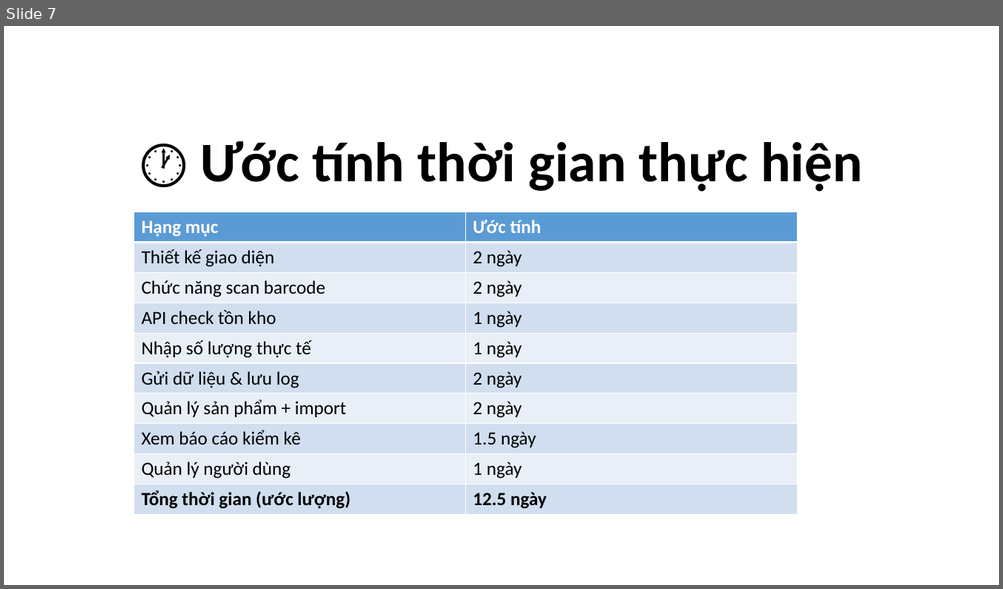
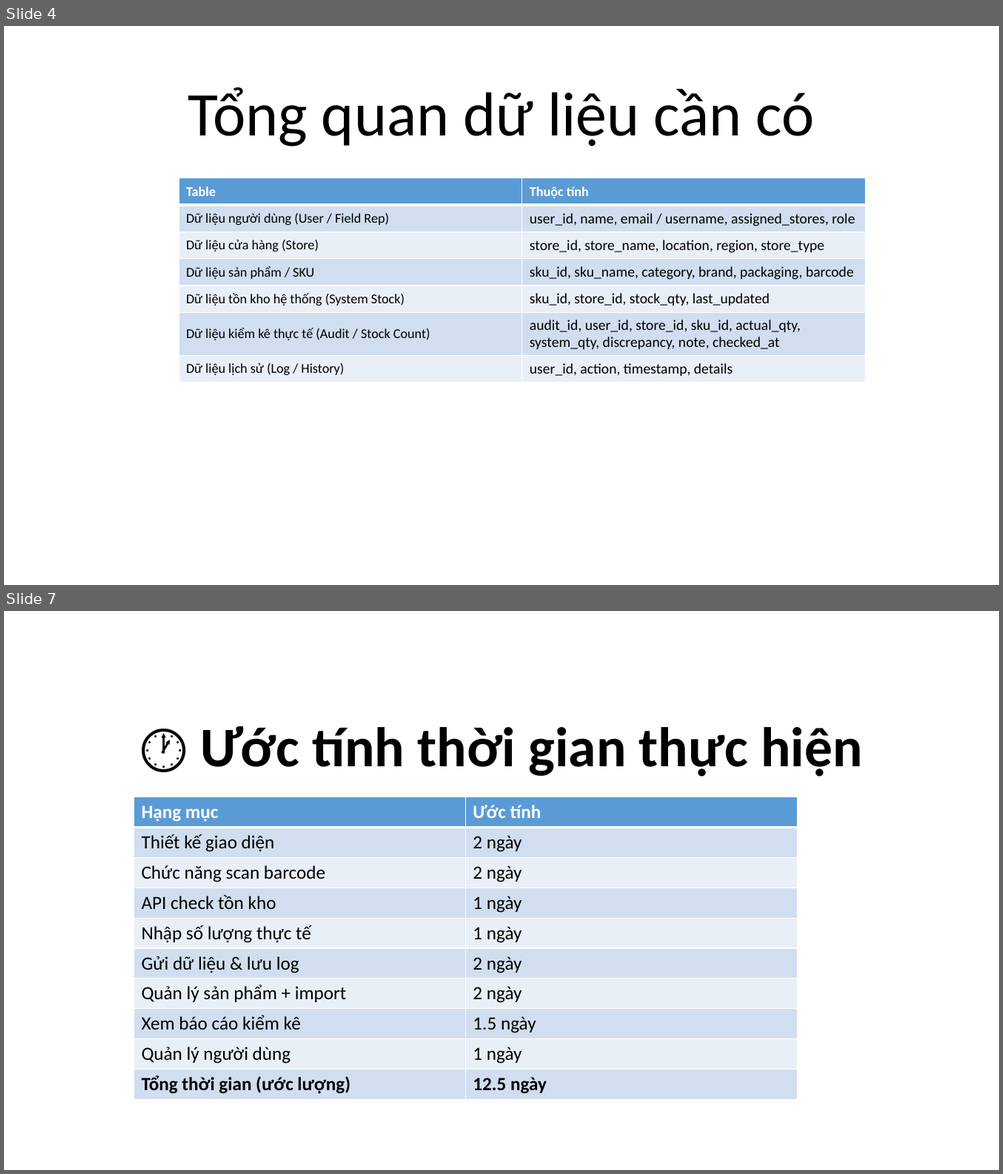
Before and after one commit to phamminhkim/DOCS-WISDOM, a slide deck: WISDOM_Client.pptx. Shown one above the other, each under a label of ours: slide 7 before the commit, slides 4 and 7 after it; the slides between them are not shown. The pictures are 1003x589 and 1003x1174 pixels, drawn with LibreOffice and Linux fonts; fonts in the diff are those of the drawing. Boxes give left, top, right and bottom in pixels: in the first picture for what was removed or moved away, otherwise in the second. Text is boxed around its words. In the diff, an @@ line names an element or a change of style, - is before the commit and + after.

```diff
--- a/WISDOM_Client.pptx
+++ b/WISDOM_Client.pptx
@@ slide 4 added at <box>4,26,999,585</box>, background #FFFFFF @@
@@ title added at <box>188,87,814,147</box>, 60 pt, text #000000 @@
+Tổng quan dữ liệu cần có
@@ table added at <box>179,178,865,382</box>, 7 rows, 2 columns @@
+Table | Thuộc tính
+Dữ liệu người dùng (User / Field Rep) | user_id, name, email / username, assigned_stores, role
+Dữ liệu cửa hàng (Store) | store_id, store_name, location, region, store_type
+Dữ liệu sản phẩm / SKU | sku_id, sku_name, category, brand, packaging, barcode
+Dữ liệu tồn kho hệ thống (System Stock) | sku_id, store_id, stock_qty, last_updated
+Dữ liệu kiểm kê thực tế (Audit / Stock Count) | audit_id, user_id, store_id, sku_id, actual_qty, system_qty, discrepancy, note, checked_at
+Dữ liệu lịch sử (Log / History) | user_id, action, timestamp, details
```
Also in this commit, not shown: 4 slides changed, 1 other slide added, 3 slides removed.
